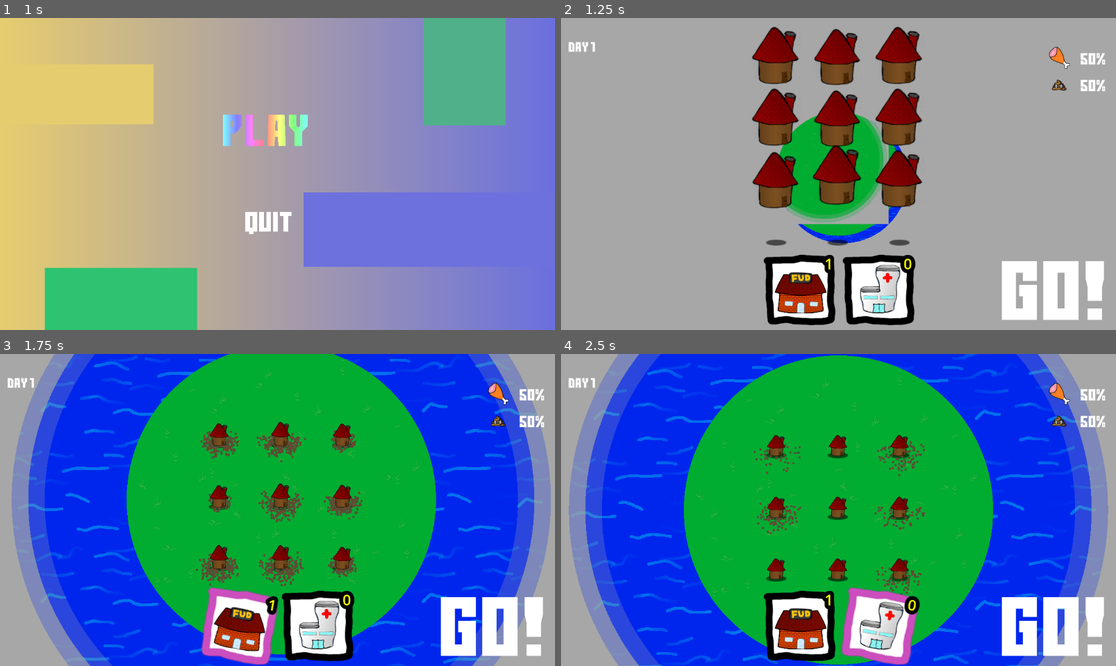
Above: before the commit, frames 1-4 (two rows, left to right).
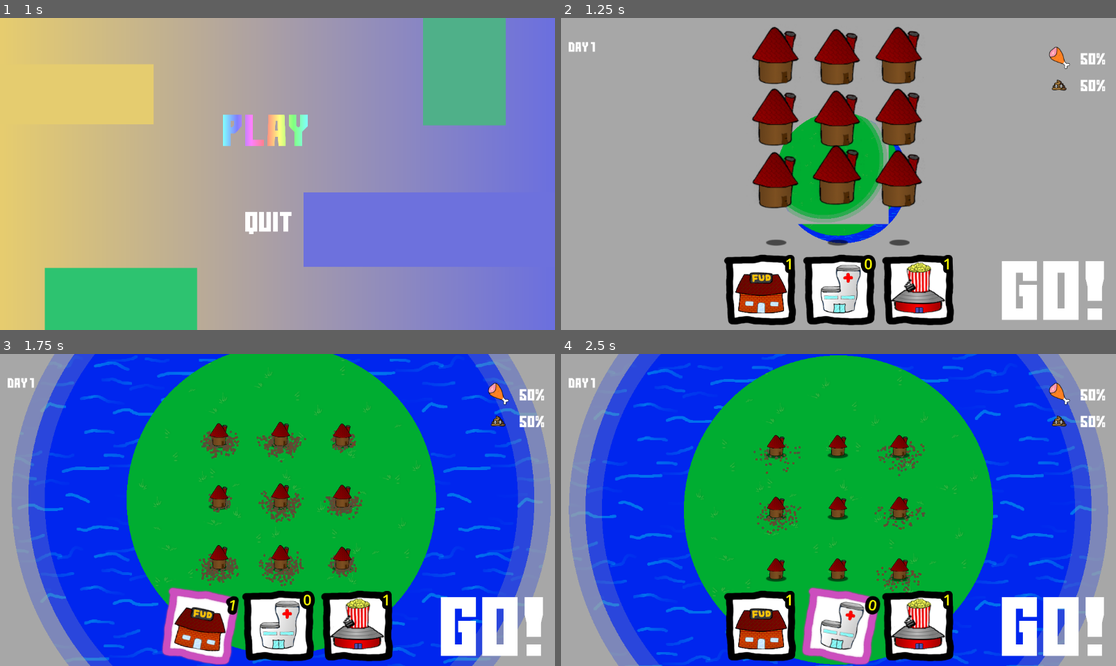
Above: after the commit, the same moments.

Repository: Viggzta/gmtk-jam-2024
Game: Godot game, scene res://main_menu.tscn
The game is run twice, just before and just after one commit, with the same random seed, the same clock (stepped at 60 frames per second) and the same inputs. Sound files missing from this copy of the repository are replaced by a short silence.
Inputs (mouse positions are in pixels of both pictures, inside the frame that each line leads up to):
- Up to frame 1 (1 s): click (271, 130) at 0.5 s
- Up to frame 2 (1.25 s): no input
- Up to frame 3 (1.75 s): click "1" at 1.25 s
- Up to frame 4 (2.5 s): click "0" at 2 s

Frame 1 is identical in both runs. In frame 2, 7.6% of the frame differs, in the area x 29-71%, y 75-99%; in frame 3, 8.3%; in frame 4, 8.6%, in the area x 29-71%, y 74-100%.

Commit message:
feat: added aura building type that is triggered by duded walking into it

Diff:
--- a/src/scenes/buildings/cinema.tscn
+++ b/src/scenes/buildings/cinema.tscn
@@ -1,7 +1,10 @@
-[gd_scene load_steps=4 format=3 uid="uid://xqsofhu1mwuc"]
+[gd_scene load_steps=5 format=3 uid="uid://xqsofhu1mwuc"]
 
 [ext_resource type="Texture2D" uid="uid://b7gja5oqqwv0r" path="res://art/buildings/cinema.png" id="1_5f3ah"]
 [ext_resource type="Script" path="res://scripts/cinema.gd" id="1_ewhli"]
+
+[sub_resource type="CircleShape2D" id="CircleShape2D_h26nt"]
+radius = 200.0
 
 [sub_resource type="RectangleShape2D" id="RectangleShape2D_eyaup"]
 size = Vector2(94, 63)
@@ -12,6 +15,15 @@
 [node name="Cinema" type="Sprite2D" parent="."]
 texture = ExtResource("1_5f3ah")
 
+[node name="BuffAura" type="StaticBody2D" parent="."]
+collision_layer = 2
+collision_mask = 2
+
+[node name="CollisionShape2D" type="CollisionShape2D" parent="BuffAura"]
+position = Vector2(1, 32.5)
+shape = SubResource("CircleShape2D_h26nt")
+debug_color = Color(0.808288, 0.412685, 0.0581258, 0.42)
+
 [node name="Collider" type="StaticBody2D" parent="."]
 collision_layer = 3
 collision_mask = 3
--- a/src/scenes/levels/the_level.gd
+++ b/src/scenes/levels/the_level.gd
@@ -33,6 +33,7 @@
 	BuildingType.Type.House:preload("res://scenes/buildings/house.tscn"),
 	BuildingType.Type.ShitHouse:preload("res://scenes/buildings/shithouse.tscn"),
 	BuildingType.Type.Donken:preload("res://scenes/buildings/donken.tscn"),
+	BuildingType.Type.Cinema:preload("res://scenes/buildings/cinema.tscn"),
  }
 var dude_amount : int = 80
 
--- a/src/scenes/npc/dude.gd
+++ b/src/scenes/npc/dude.gd
@@ -144,6 +144,9 @@
 				else:
 					show_talk_bubble(_get_tex_for_need(needs[0]), 2.5)
 					set_movement_target(target_need_building.position + (Vector2(randf()*2-1, randf()*2-1))*3)
+		if(building is AuraBuilding):
+			building._on_dude_enter()
+
 
 func _get_tex_for_need(nt: NeedType) -> Texture2D:
 	match nt:
--- a/src/scenes/ui/action_bar.gd
+++ b/src/scenes/ui/action_bar.gd
@@ -6,6 +6,7 @@
 const HOUSE = preload("res://art/buildings/house3.png")
 const DONKEN = preload("res://art/buildings/donken.png")
 const HOSPITAL = preload("res://art/buildings/hospital.png")
+const CINEMA = preload("res://art/buildings/cinema.png")
 
 @export var button_offset: float = 100.
 
@@ -13,6 +14,8 @@
 	_init_building_button(BAJA_MAJA, BuildingType.Type.ShitHouse)
 	_init_building_button(DONKEN, BuildingType.Type.Donken)
 	_init_building_button(HOSPITAL, BuildingType.Type.Hospital)
+	_init_building_button(CINEMA, BuildingType.Type.Cinema)
+
 
 func _init_building_button(resource : Resource, building_type : BuildingType.Type) -> void:
 	var ab: ActionButton = ACTION_BUTTON.instantiate()
--- a/src/scenes/ui/building_type.gd
+++ b/src/scenes/ui/building_type.gd
@@ -2,4 +2,4 @@
 
 extends Node
 
-enum Type { ShitHouse, House, Donken, Hospital }
+enum Type { ShitHouse, House, Hospital, Donken, Cinema }
--- a/src/scripts/Globals.gd
+++ b/src/scripts/Globals.gd
@@ -17,7 +17,7 @@
 
 
 var level_restrictions: Dictionary = {
-	1 : {BuildingType.Type.ShitHouse : 0, BuildingType.Type.Donken : 1},
+	1 : {BuildingType.Type.ShitHouse : 0, BuildingType.Type.Donken : 1, BuildingType.Type.Cinema : 1},
 	2 : {BuildingType.Type.ShitHouse : 2, BuildingType.Type.Donken : 0},
 	3 : {BuildingType.Type.ShitHouse : 4, BuildingType.Type.Donken : 4},
 	4 : {BuildingType.Type.ShitHouse : 4, BuildingType.Type.Donken : 2},
--- /dev/null
+++ b/src/scripts/aura_building.gd
@@ -0,0 +1,5 @@
+class_name AuraBuilding
+extends Building
+
+func _on_dude_enter() -> void:
+	print("dude entered")
--- a/src/scripts/cinema.gd
+++ b/src/scripts/cinema.gd
@@ -1,7 +1,10 @@
-class_name Cinema extends Building
+class_name Cinema extends AuraBuilding
 
 func _ready() -> void:
 	sprite = $Cinema
 	body = $Collider
 	need_type = Dude.NeedType.Entertainment
 	super._ready()
+
+func _on_dude_enter() -> void:
+	print("call _add_satisfaction in progress bar from here")
--- a/src/scripts/ui/satisfaction_ui.gd
+++ b/src/scripts/ui/satisfaction_ui.gd
@@ -29,6 +29,11 @@
 		if($ProgressBar.value == 0):
 			lose.emit()
 
+func _add_satisfaction(delta : float) -> void:
+		$ProgressBar.value += delta
+
+
+
 
 func _debug_print(dudes: int, needs:int)->void:
 	print("Total dudes: " + str(dudes) + " needs: " + str(needs))
Not shown: 2 places in src/scenes/levels/the_level.tscn that only renumber resources
